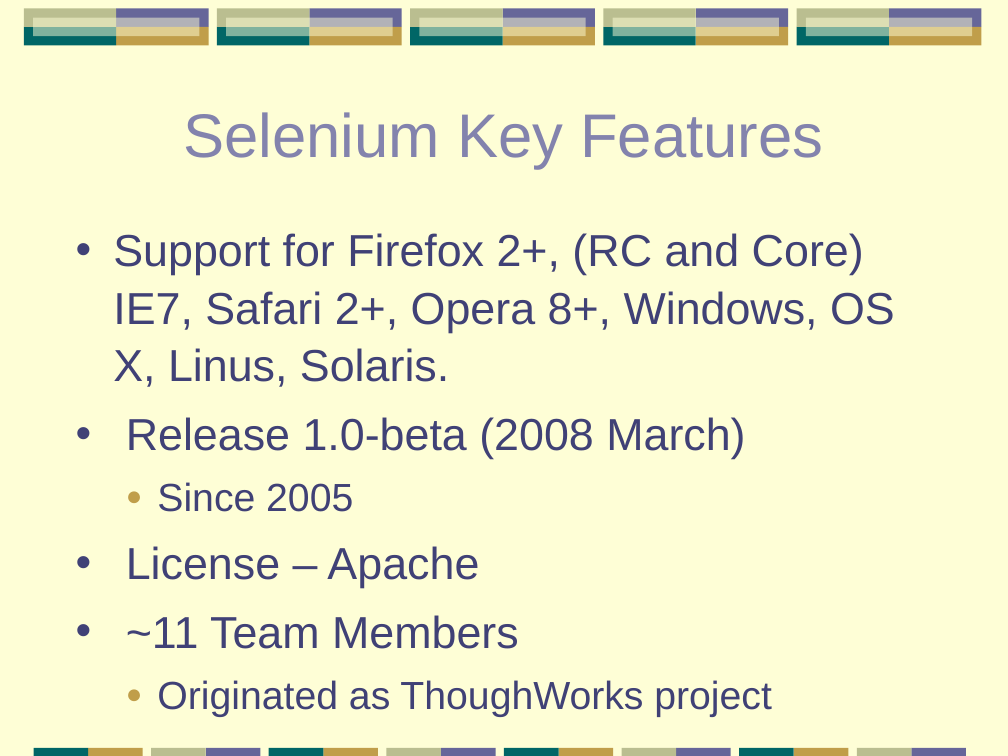
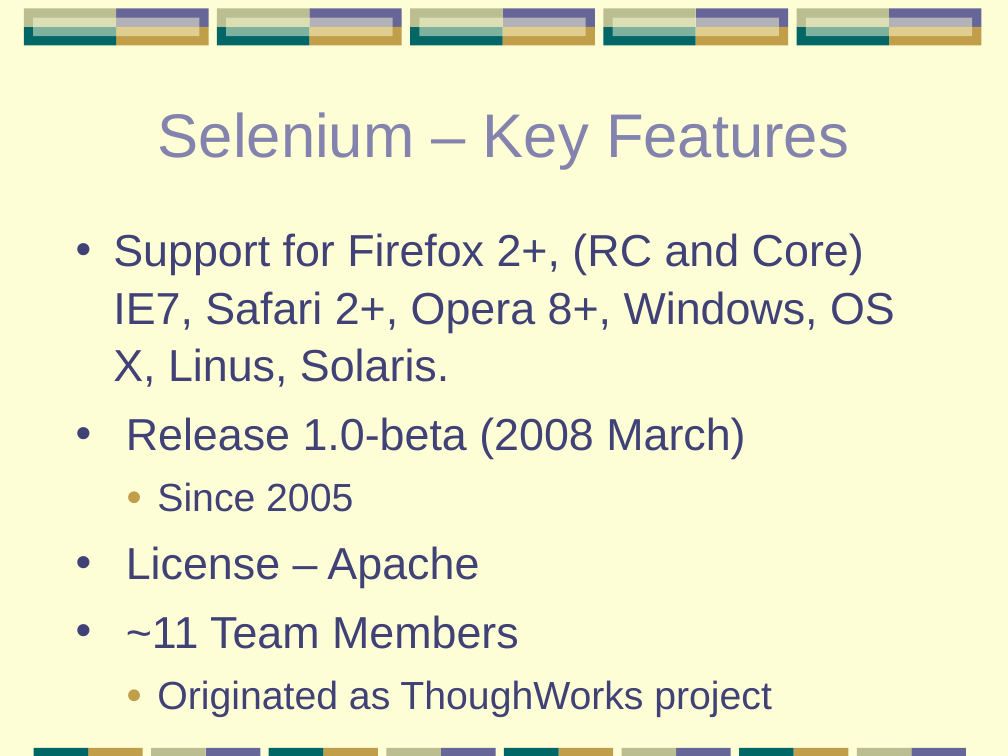
Before and after one commit to papuapost/yazaar, a slide deck: slide 38 of articles/testing-tools/testing-tools.odp. Drawn at 1008x756 pixels with LibreOffice and Linux fonts; fonts in the diff are those of the drawing. Boxes give left, top, right and bottom in pixels: in the first picture for what was removed or moved away, otherwise in the second. Text is boxed around its words. In the diff, an @@ line names an element or a change of style, - is before the commit and + after.

```diff
--- a/articles/testing-tools/testing-tools.odp
+++ b/articles/testing-tools/testing-tools.odp
@@ title at [158,112,849,169]: text changed @@
-Selenium Key Features
+Selenium – Key Features
```
Also in this commit, not shown: 4 other slides changed, 1 other file.
